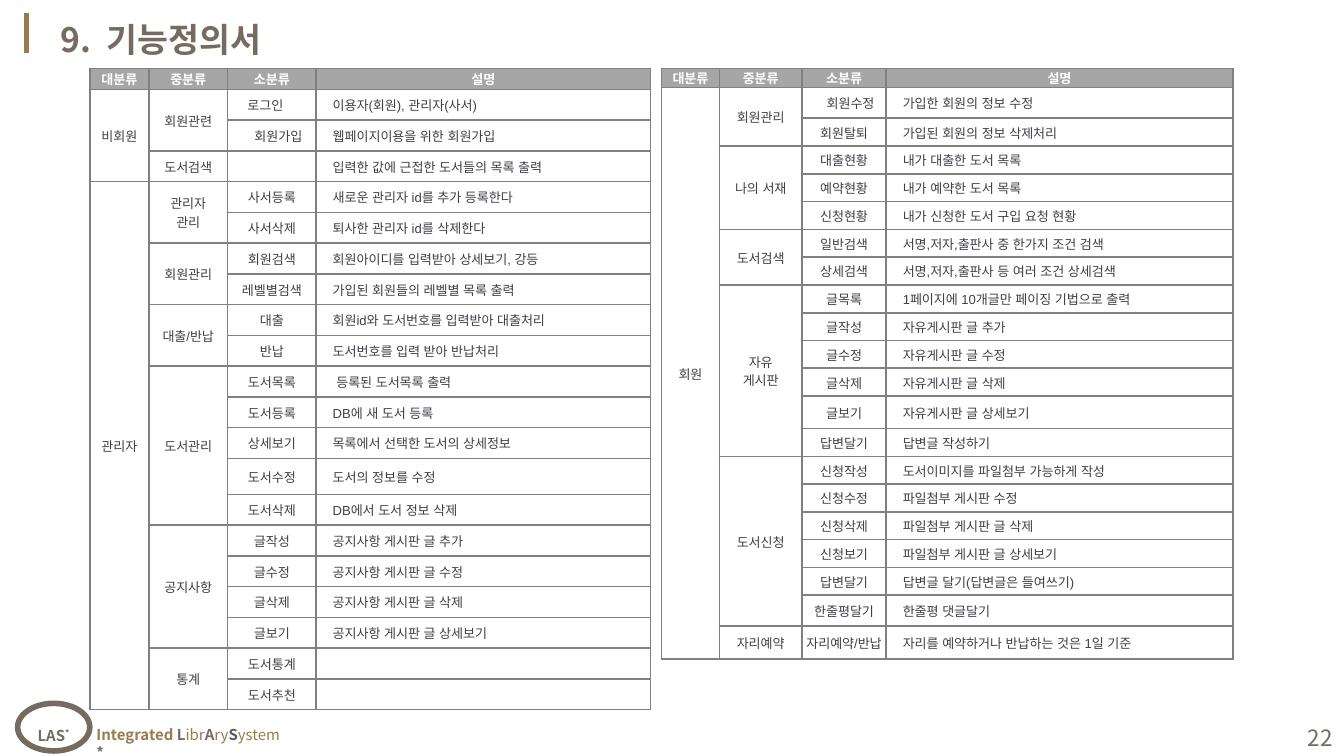
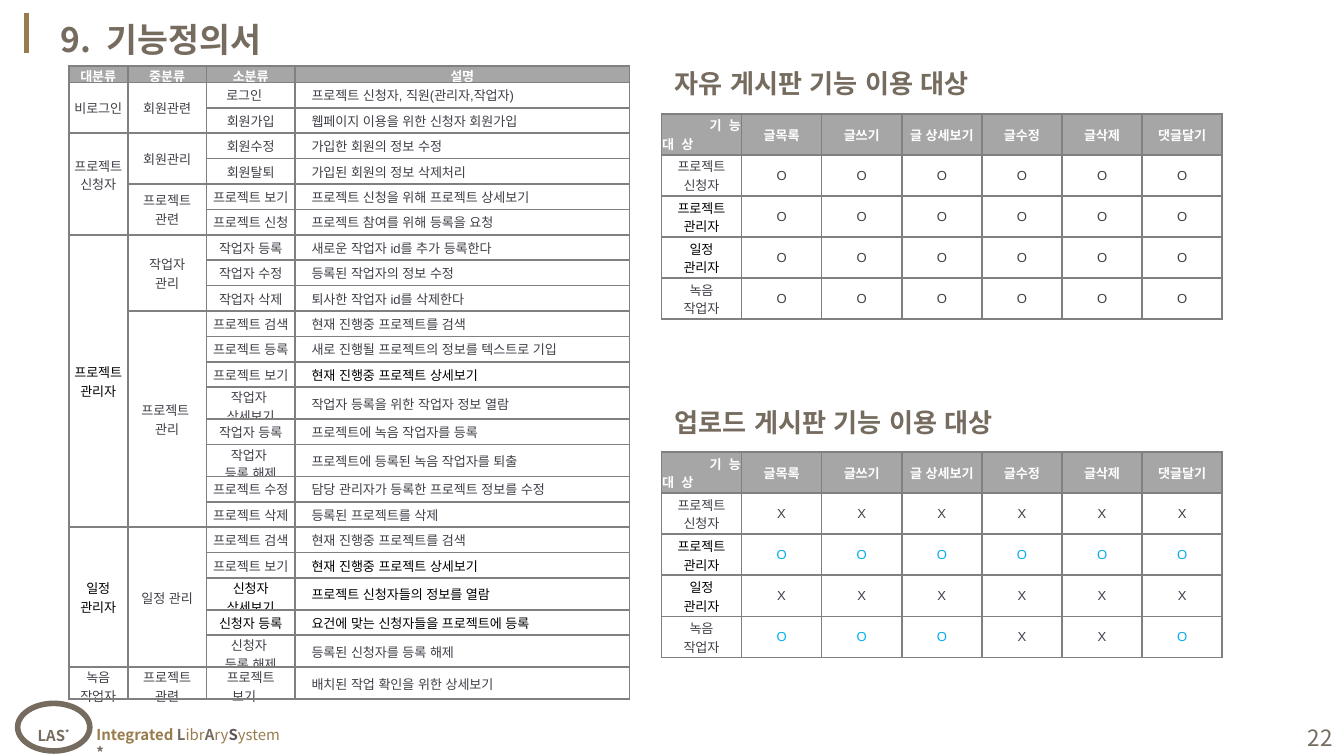
Before and after one commit to hanwoolk/study, a slide deck: slide 22 of material/08_1stProject/0317_sample.pptx. Drawn at 1344x756 pixels with LibreOffice and Linux fonts; fonts in the diff are those of the drawing; background and template pictures are left out. Boxes give left, top, right and bottom in pixels: in the first picture for what was removed or moved away, otherwise in the second. Text is boxed around its words. In the diff, an @@ line names an element or a change of style, - is before the commit and + after.

```diff
--- a/material/08_1stProject/0317_sample.pptx
+++ b/material/08_1stProject/0317_sample.pptx
@@ table at [69, 66, 630, 706] @@
-row 2: 비회원 | 회원관련 | 로그인 | 이용자(회원), 관리자(사서)
-row 3:  |  | 회원가입 | 웹페이지이용을 위한 회원가입
-row 4:  | 도서검색 |  | 입력한 값에 근접한 도서들의 목록 출력
-row 5: 관리자 | 관리자 / 관리 | 사서등록 | 새로운 관리자 id를 추가 등록한다
-row 6:  |  | 사서삭제 | 퇴사한 관리자 id를 삭제한다
-row 7:  | 회원관리 | 회원검색 | 회원아이디를 입력받아 상세보기, 강등
-row 8:  |  | 레벨별검색 | 가입된 회원들의 레벨별 목록 출력
-row 9:  | 대출/반납 | 대출 | 회원id와 도서번호를 입력받아 대출처리
-row 10:  |  | 반납 | 도서번호를 입력 받아 반납처리
-row 11:  | 도서관리 | 도서목록 | 등록된 도서목록 출력
-row 12:  |  | 도서등록 | DB에 새 도서 등록
-row 13:  |  | 상세보기 | 목록에서 선택한 도서의 상세정보
-row 14:  |  | 도서수정 | 도서의 정보를 수정
-row 15:  |  | 도서삭제 | DB에서 도서 정보 삭제
-row 16:  | 공지사항 | 글작성 | 공지사항 게시판 글 추가
-row 17:  |  | 글수정 | 공지사항 게시판 글 수정
-row 18:  |  | 글삭제 | 공지사항 게시판 글 삭제
-row 19:  |  | 글보기 | 공지사항 게시판 글 상세보기
-row 20:  | 통계 | 도서통계 | 
-row 21:  |  | 도서추천 | 
+row 2: 비로그인 | 회원관련 | 로그인 | 프로젝트 신청자, 직원(관리자,작업자)
+row 3:  |  | 회원가입 | 웹페이지 이용을 위한 신청자 회원가입
+row 4: 프로젝트 신청자 | 회원관리 | 회원수정 | 가입한 회원의 정보 수정
+row 5:  |  | 회원탈퇴 | 가입된 회원의 정보 삭제처리
+row 6:  | 프로젝트 관련 | 프로젝트 보기 | 프로젝트 신청을 위해 프로젝트 상세보기
+row 7:  |  | 프로젝트 신청 | 프로젝트 참여를 위해 등록을 요청
+row 8: 프로젝트 관리자 | 작업자 / 관리 | 작업자 등록 | 새로운 작업자 id를 추가 등록한다
+row 9:  |  | 작업자 수정 | 등록된 작업자의 정보 수정
+row 10:  |  | 작업자 삭제 | 퇴사한 작업자 id를 삭제한다
+row 11:  | 프로젝트 관리 | 프로젝트 검색 | 현재 진행중 프로젝트를 검색
+row 12:  |  | 프로젝트 등록 | 새로 진행될 프로젝트의 정보를 텍스트로 기입
+row 13:  |  | 프로젝트 보기 | 현재 진행중 프로젝트 상세보기
+row 14:  |  | 작업자 상세보기 | 작업자 등록을 위한 작업자 정보 열람
+row 15:  |  | 작업자 등록 | 프로젝트에 녹음 작업자를 등록
+row 16:  |  | 작업자 등록 해제 | 프로젝트에 등록된 녹음 작업자를 퇴출
+row 17:  |  | 프로젝트 수정 | 담당 관리자가 등록한 프로젝트 정보를 수정
+row 18:  |  | 프로젝트 삭제 | 등록된 프로젝트를 삭제
+row 19: 일정 관리자 | 일정 관리 | 프로젝트 검색 | 현재 진행중 프로젝트를 검색
+row 20:  |  | 프로젝트 보기 | 현재 진행중 프로젝트 상세보기
+row 21:  |  | 신청자 상세보기 | 프로젝트 신청자들의 정보를 열람
+row 22:  |  | 신청자 등록 | 요건에 맞는 신청자들을 프로젝트에 등록
+row 23:  |  | 신청자 등록 해제 | 등록된 신청자를 등록 해제
+row 24: 녹음 작업자 | 프로젝트 관련 | 프로젝트 보기 | 배치된 작업 확인을 위한 상세보기
@@ table: place and size @@
-table at [90, 69, 652, 711]
+table at [69, 66, 630, 706]
@@ table removed at [661, 69, 1232, 659], 21 rows, 4 columns @@
-대분류 | 중분류 | 소분류 | 설명
-회원 | 회원관리 | 회원수정 | 가입한 회원의 정보 수정
- |  | 회원탈퇴 | 가입된 회원의 정보 삭제처리
- | 나의 서재 | 대출현황 | 내가 대출한 도서 목록
- |  | 예약현황 | 내가 예약한 도서 목록
- |  | 신청현황 | 내가 신청한 도서 구입 요청 현황
- | 도서검색 | 일반검색 | 서명,저자,출판사 중 한가지 조건 검색
- |  | 상세검색 | 서명,저자,출판사 등 여러 조건 상세검색
- | 자유 / 게시판 | 글목록 | 1페이지에 10개글만 페이징 기법으로 출력
- |  | 글작성 | 자유게시판 글 추가
- |  | 글수정 | 자유게시판 글 수정
- |  | 글삭제 | 자유게시판 글 삭제
- |  | 글보기 | 자유게시판 글 상세보기
- |  | 답변달기 | 답변글 작성하기
- | 도서신청 | 신청작성 | 도서이미지를 파일첨부 가능하게 작성
- |  | 신청수정 | 파일첨부 게시판 수정
- |  | 신청삭제 | 파일첨부 게시판 글 삭제
- |  | 신청보기 | 파일첨부 게시판 글 상세보기
- |  | 답변달기 | 답변글 달기(답변글은 들여쓰기)
- |  | 한줄평달기 | 한줄평 댓글달기
- | 자리예약 | 자리예약/반납 | 자리를 예약하거나 반납하는 것은 1일 기준
@@ text added at [675, 71, 969, 96], 14 pt, text #756B5F, bold @@
+자유 게시판 기능 이용 대상
@@ table added at [661, 114, 1226, 320], 5 rows, 7 columns @@
+기 능 / 대 상 | 글목록 | 글쓰기 | 글 상세보기 | 글수정 | 글삭제 | 댓글달기
+프로젝트 신청자 | O | O | O | O | O | O
+프로젝트 관리자 | O | O | O | O | O | O
+일정 관리자 | O | O | O | O | O | O
+녹음 작업자 | O | O | O | O | O | O
@@ text added at [675, 410, 993, 435], 14 pt, text #756B5F, bold @@
+업로드 게시판 기능 이용 대상
@@ table added at [661, 452, 1226, 657], 5 rows, 7 columns @@
+기 능 / 대 상 | 글목록 | 글쓰기 | 글 상세보기 | 글수정 | 글삭제 | 댓글달기
+프로젝트 신청자 | X | X | X | X | X | X
+프로젝트 관리자 | O | O | O | O | O | O
+일정 관리자 | X | X | X | X | X | X
+녹음 작업자 | O | O | O | X | X | O
```
Also in this commit, not shown: 4 other slides changed, 23 other files.
